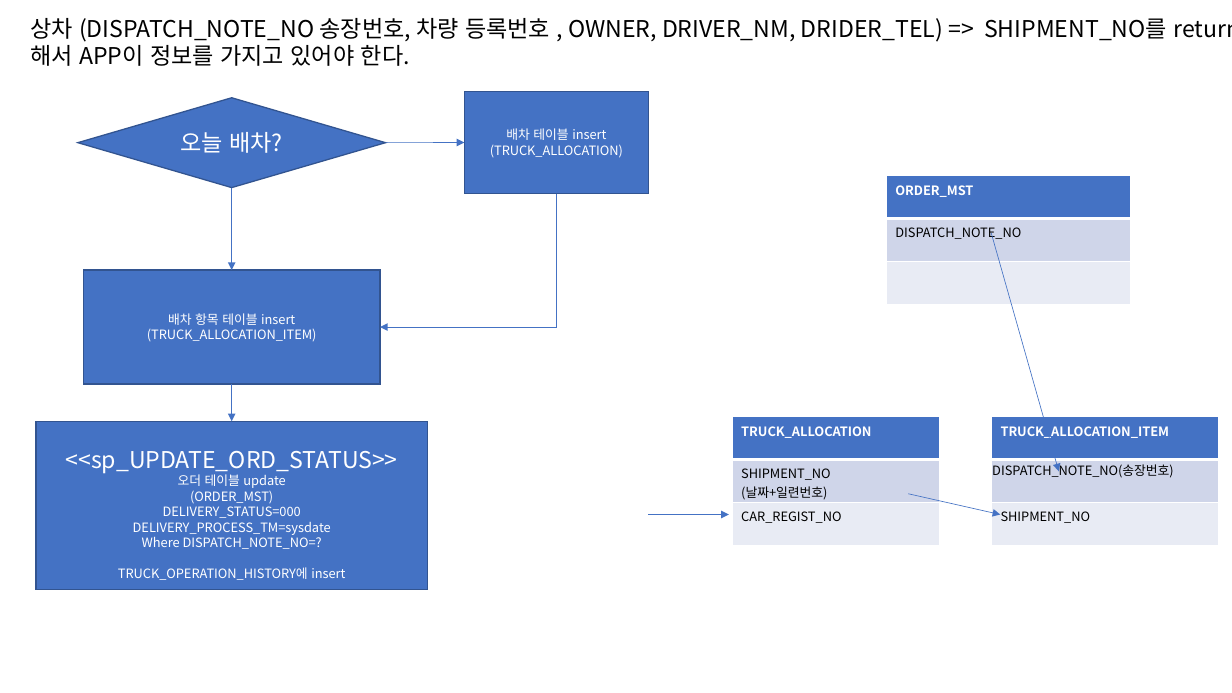
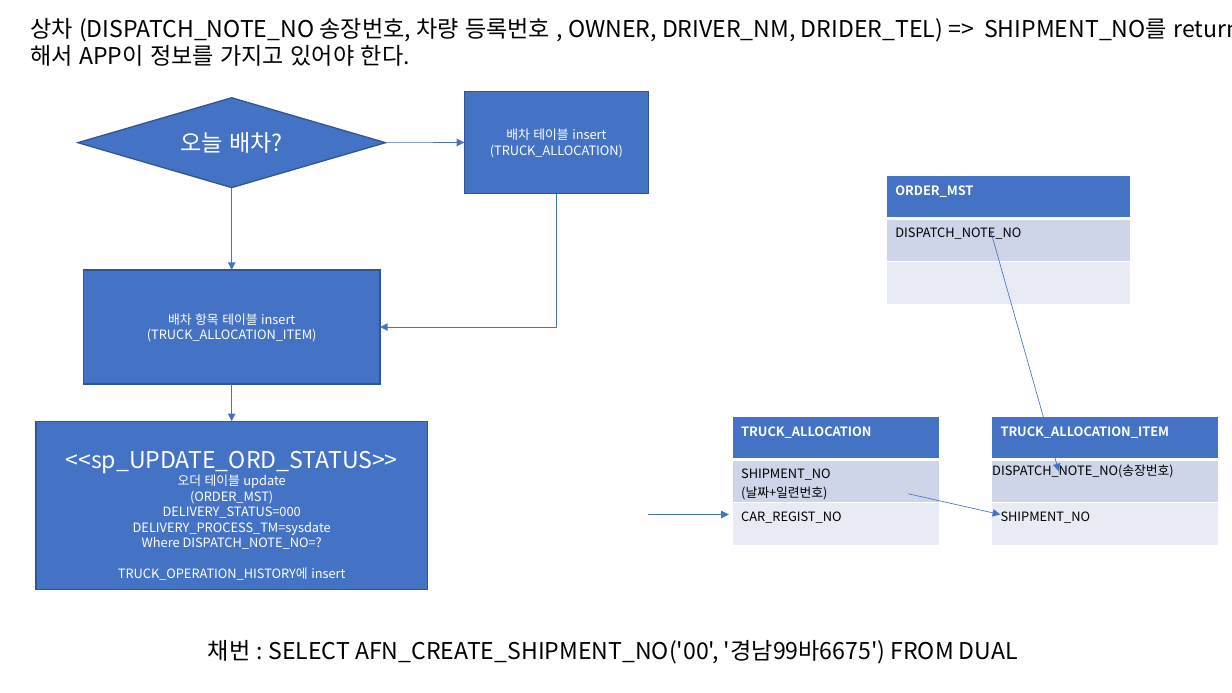
Before and after one commit to seoyoonk/setrans, a slide deck: slide 2 of docs/택배앱_프로시저.pptx. Drawn at 1232x693 pixels with LibreOffice and Linux fonts; fonts in the diff are those of the drawing. Boxes give left, top, right and bottom in pixels: in the first picture for what was removed or moved away, otherwise in the second. Text is boxed around its words. In the diff, an @@ line names an element or a change of style, - is before the commit and + after.

```diff
--- a/docs/택배앱_프로시저.pptx
+++ b/docs/택배앱_프로시저.pptx
@@ text added at [208, 640, 1018, 664], 18 pt, text #000000 @@
+채번 : SELECT AFN_CREATE_SHIPMENT_NO('00', '경남99바6675') FROM DUAL
```
Also in this commit, not shown: 14 other files.
